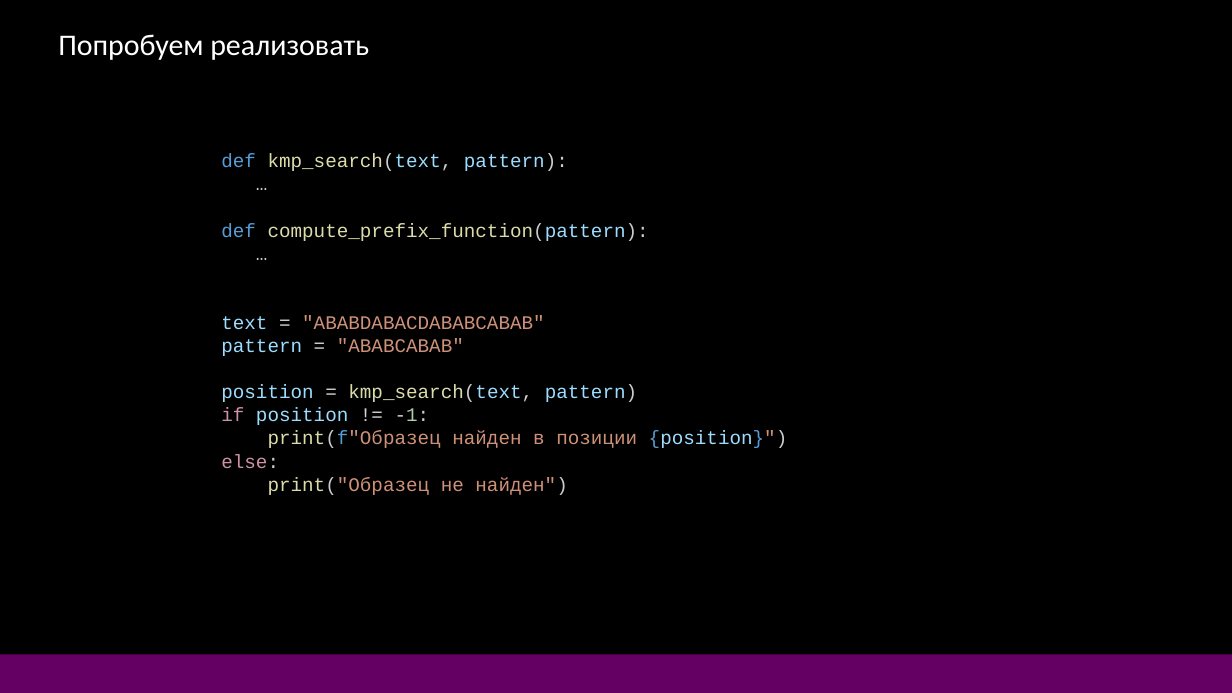
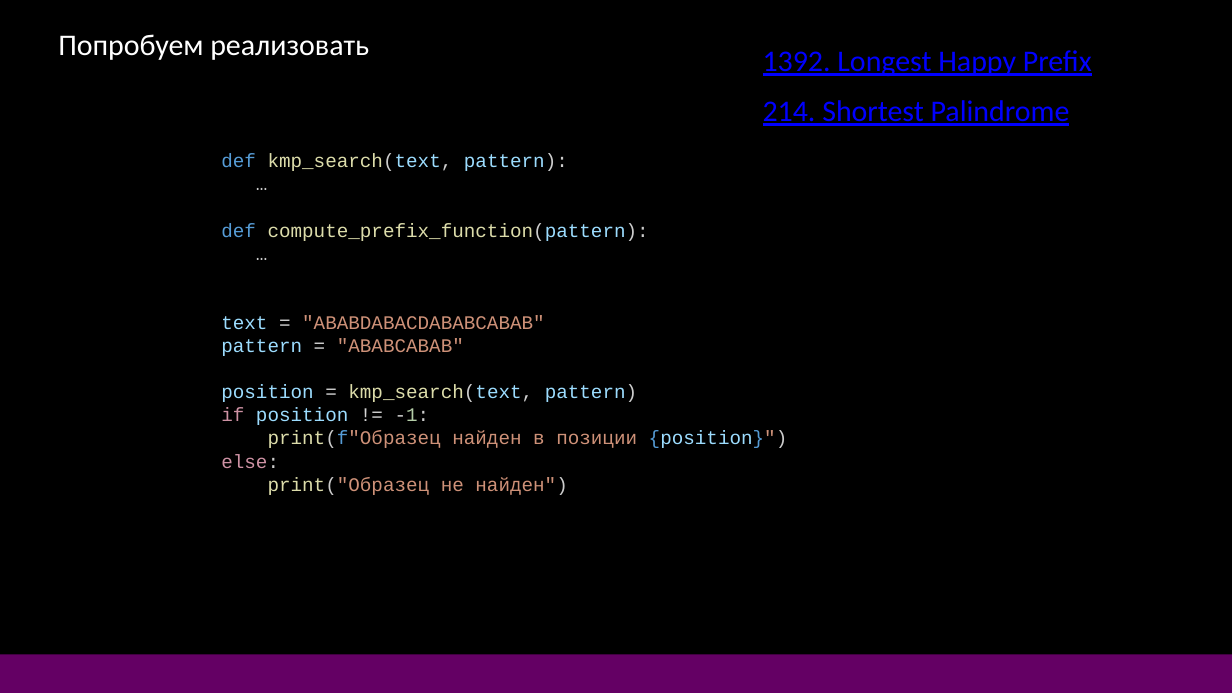
Before and after one commit to DonRobot-all/Algorithmic_training, a slide deck: slide 10 of 17. КМП.pptx. Drawn at 1232x693 pixels with LibreOffice and Linux fonts; fonts in the diff are those of the drawing. Boxes give left, top, right and bottom in pixels: in the first picture for what was removed or moved away, otherwise in the second. Text is boxed around its words. In the diff, an @@ line names an element or a change of style, - is before the commit and + after.

```diff
--- a/17. КМП.pptx
+++ b/17. КМП.pptx
@@ text added at <box>763,50,1092,76</box>, 28 pt, text #0000FF, underline @@
+1392. Longest Happy Prefix
@@ text added at <box>763,100,1070,126</box>, 28 pt, text #0000FF, underline @@
+214. Shortest Palindrome
```
Also in this commit, not shown: 3 other files.
